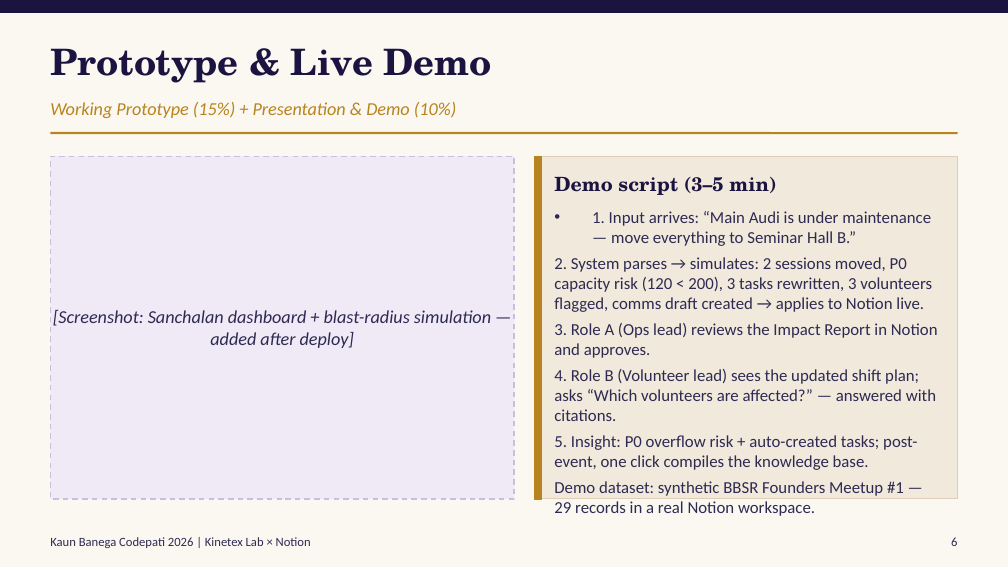
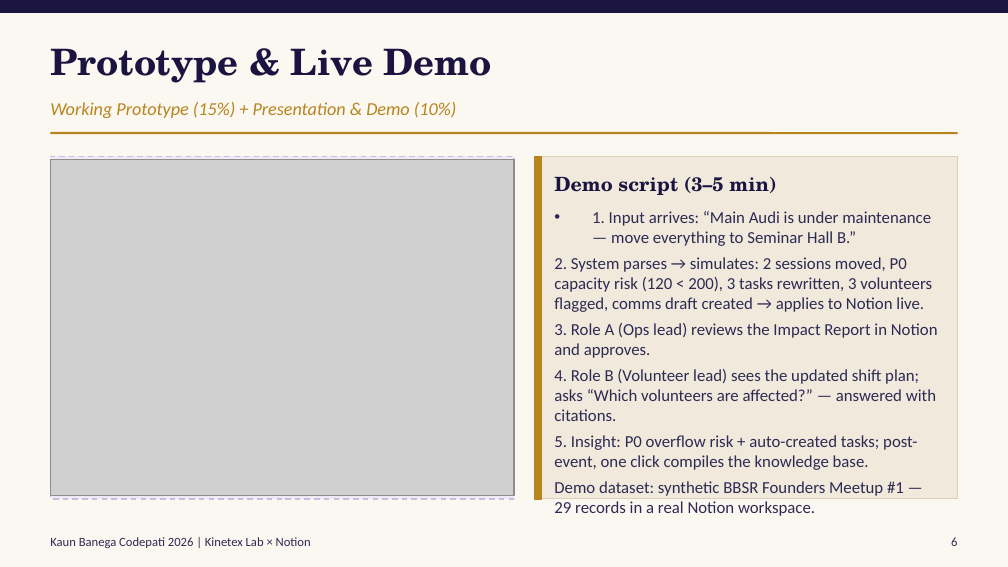
Before and after one commit to lunasticgold-hub/sanchalan, a slide deck: slide 6 of larpers_KBC2026.pptx. Drawn at 1008x567 pixels with LibreOffice and Linux fonts; fonts in the diff are those of the drawing; grey boxes stand for pictures. Boxes give left, top, right and bottom in pixels: in the first picture for what was removed or moved away, otherwise in the second. Text is boxed around its words. In the diff, an @@ line names an element or a change of style, - is before the commit and + after.

```diff
--- a/larpers_KBC2026.pptx
+++ b/larpers_KBC2026.pptx
@@ picture added at (50,160,514,496) @@
@@ text removed at (53,310,491,348) @@
-[Screenshot: Sanchalan dashboard + blast-radius simulation — added after deploy]
```
